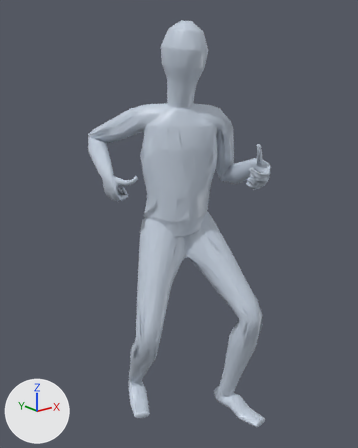
One commit to the glTF model app/assets/anims/Base/dagger_attack_heavy.glb: the scene before it, then after it.
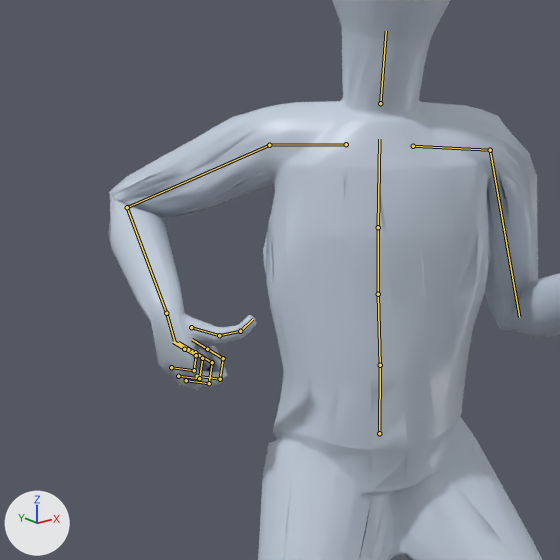
Each version is shown whole from a 50 mm camera at (-1.259, -1.543, 1.492) aimed at (-0.005, 0.024, 0.865), then close up on the part from 14% to 67% of the width and 15% to 58% of the height. Lighting does not change. The marker at lower left points along +X, +Y and +Z. The first two pictures are the older version. Both versions are drawn at frame 7 of the action 'Animation'; the numbers are the values there. The bones that change, and the others that lie on the model, are drawn over the model as lines in the close-ups.

In view in the first close-up: 'Body_human_male'.
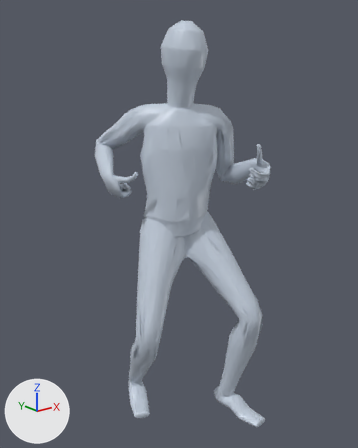
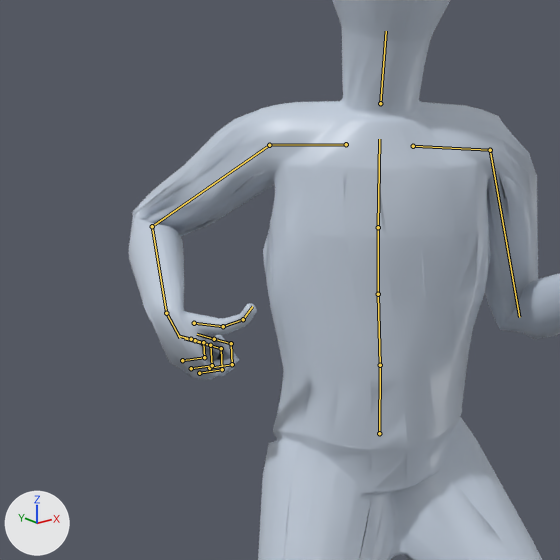
Changed parts and their boxes (x1, y1, x2, y2) in the close-ups (560 x 560 px):
'Body_human_male', posed
    before: (108, 0, 560, 560)
    after: (129, 0, 560, 560)
bone 'mixamorig:RightArm', root to tip
    before: (269, 145) to (127, 207)
    after: (269, 145) to (152, 226)
bone 'mixamorig:RightHand', root to tip
    before: (166, 313) to (174, 341)
    after: (166, 313) to (180, 338)

What the commit changed:
Bone 'mixamorig:RightArm' (bone_mixamorig_rightarm) turns from (-33, -34, -6) to (-41, -30, -10) degrees about its own x, y and z.
Bone 'mixamorig:RightHand' (bone_mixamorig_righthand) turns from (-50, 6, -54) to (-65, -5, -54) degrees about its own x, y and z.
